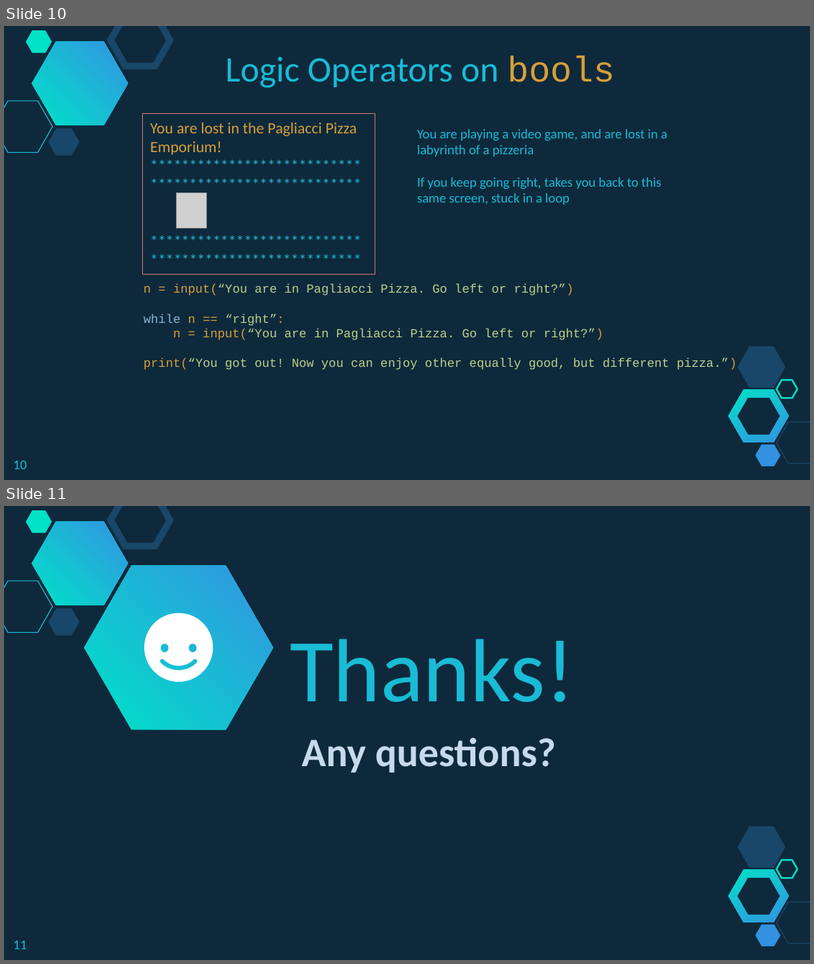
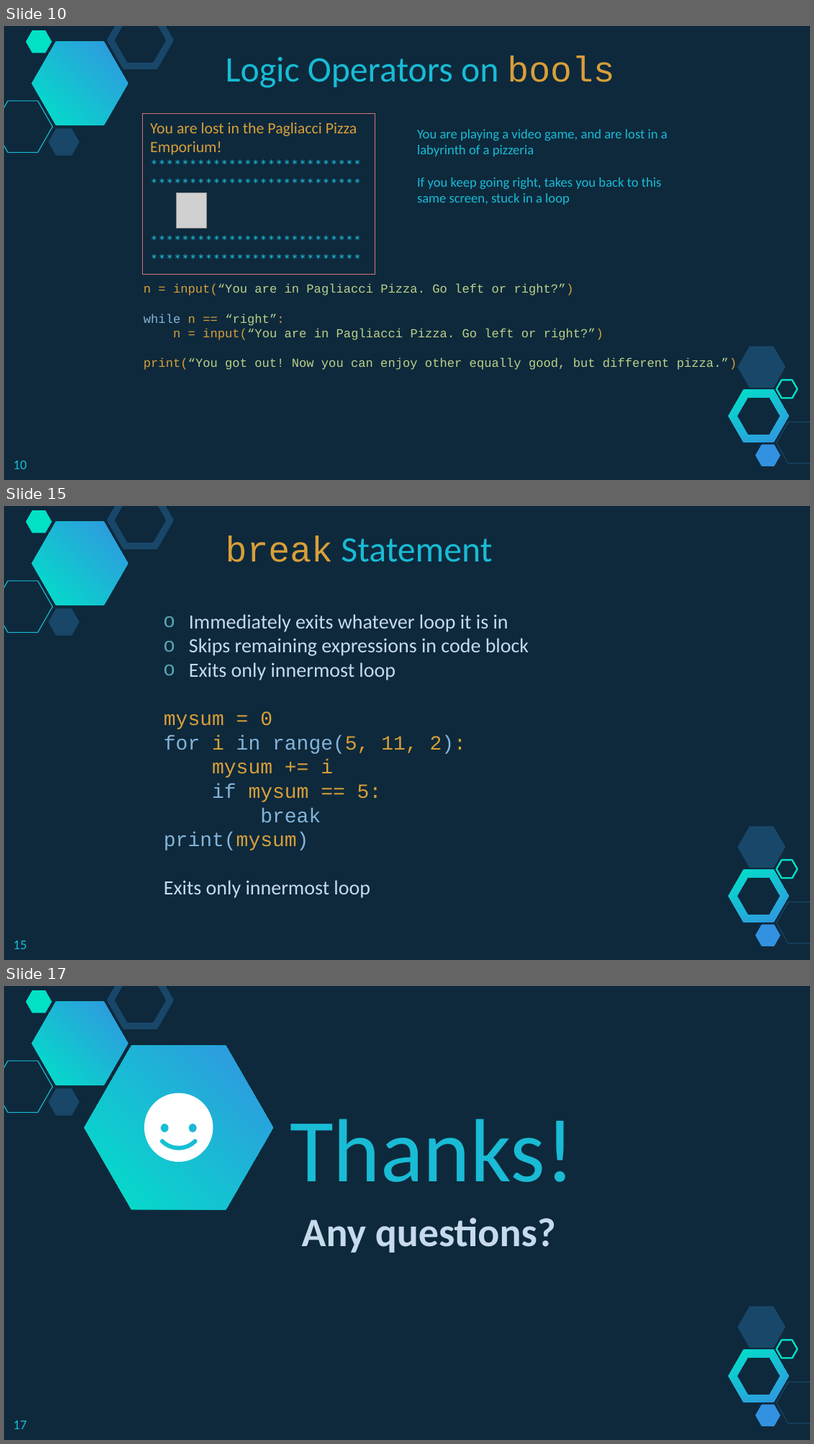
Before and after one commit to branhoff/python_class_101, a slide deck: lecture_slides/6_Python Lesson - Control Flow - While and For Loops.pptx. Shown one above the other, each under a label of ours: slides 10 and 11 before the commit, slides 10, 15 and 17 after it; the slides between them are not shown. The pictures are 814x964 and 814x1444 pixels, drawn with LibreOffice and Linux fonts; fonts in the diff are those of the drawing; grey boxes stand for pictures. Boxes give left, top, right and bottom in pixels: in the first picture for what was removed or moved away, otherwise in the second. Text is boxed around its words. In the diff, an @@ line names an element or a change of style, - is before the commit and + after.

```diff
--- a/lecture_slides/6_Python Lesson - Control Flow - While and For Loops.pptx
+++ b/lecture_slides/6_Python Lesson - Control Flow - While and For Loops.pptx
@@ slide 15 added at [4,506,810,960], background #0E293C; not listed: 10 template elements that a slide beside it also shows @@
@@ text added at [226,536,492,562], 32 pt, text #19BBD5 @@
+break Statement
@@ text added at [164,614,529,898], 18 pt, text #C6DAEC @@
+o Immediately exits whatever loop it is in
+o Skips remaining expressions in code block
+o Exits only innermost loop
+mysum = 0
+for i in range(5, 11, 2):
+mysum += i
+if mysum == 5:
+break
+print(mysum)
+Exits only innermost loop
@@ page number added at [13,940,27,949], 12 pt, text #19BBD5 @@
+15
@@ what was slide 11 is now slide 17 @@
@@ page number at [13,1420,27,1429]: text changed @@
-11
+17
```
Also in this commit, not shown: 5 other slides added, 15 slides removed, 11 other files.
